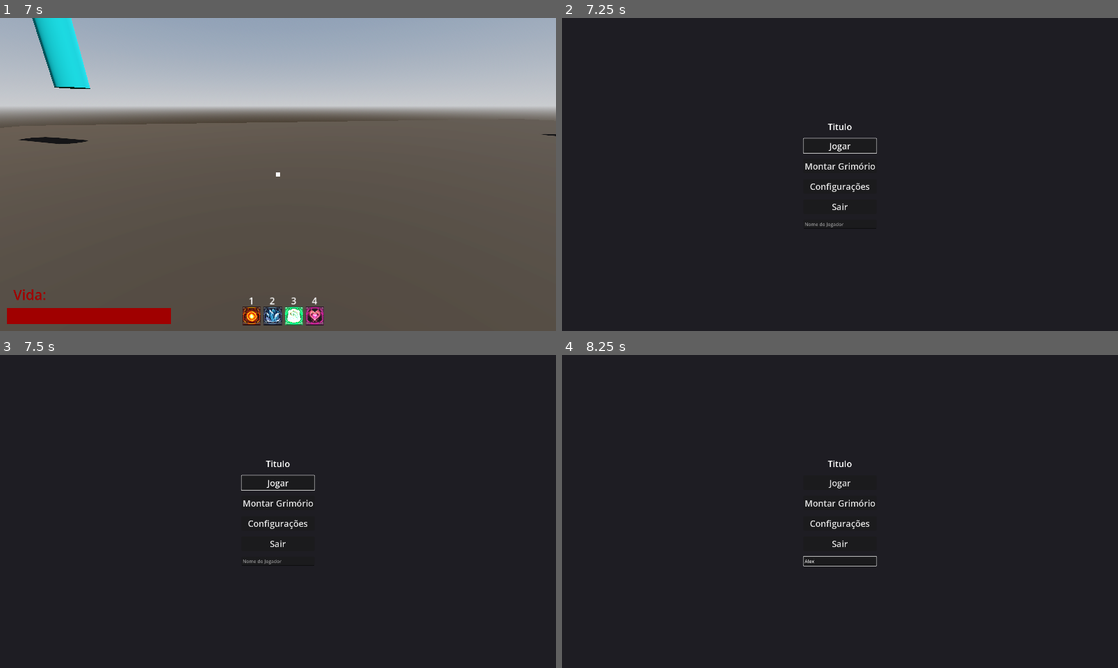
Above: before the commit, frames 1-4 (two rows, left to right).
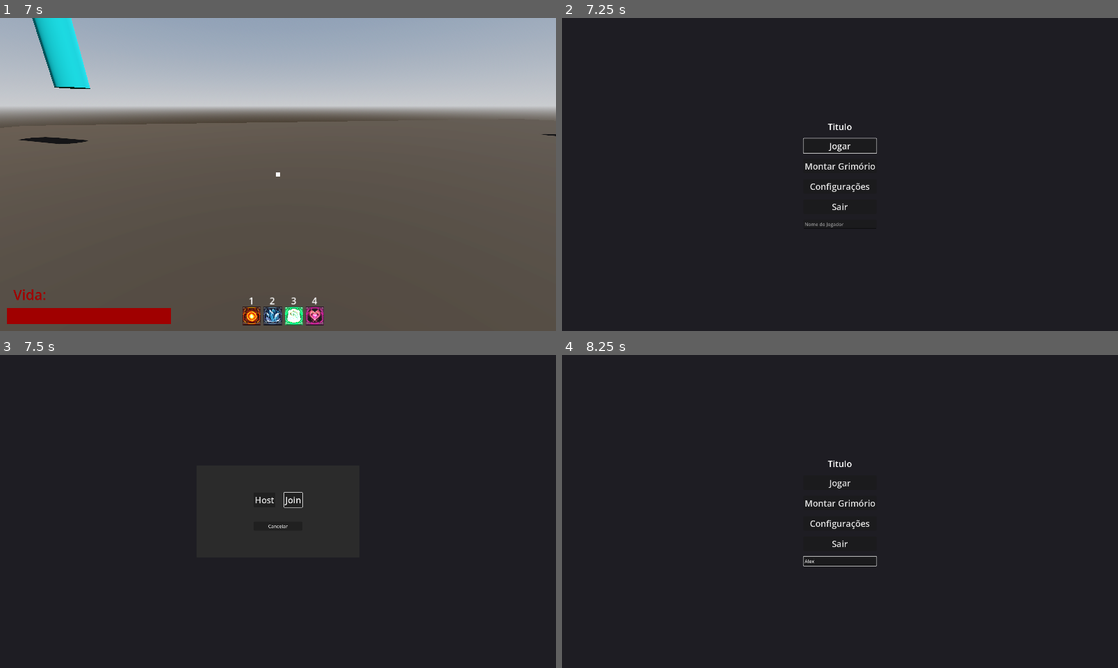
Above: after the commit, the same moments.

Repository: Isaaa43/Saudavel-e-Balanceado
Game: Godot game, scene res://cenas/main_game.tscn
The game is run twice, just before and just after one commit, with the same random seed, the same clock (stepped at 60 frames per second) and the same inputs.
Inputs (mouse positions are in pixels of both pictures, inside the frame that each line leads up to):
- Up to frame 1 (7 s): click (278, 224) at 0.52 s; type "Alex" at 0.6 s; click "Jogar" at 1.25 s; click "Host" at 2 s; click "Começar Partida" at 2.75 s; tap Enter at 3.5 s; move the mouse to (400, 158) at 3.52 s; hold D (direita) 3.53-4.28 s; tap Space (pular) at 3.6, 3.77, 4.07, 4.52, 4.55, 4.82, 5.3, 6.02, 6.05, 6.32, 6.77, 6.8 s; click (400, 158) at 3.67 s; move the mouse to (250, 174) at 4.27 s; hold W (frente) from 4.28 s (still down); click (250, 174) at 4.35 s; move the mouse to (289, 168) at 5.02 s; tap 1 at 5.1 s; move the mouse to (272, 180) at 5.77 s; tap 2 at 5.85 s; click (272, 180) at 5.92 s; move the mouse to (316, 177) at 6.52 s; tap 3 at 6.6 s
- Up to frame 2 (7.25 s): keep holding W (frente); tap Space (pular) at 7.07 s; tap P (debug) at 7.15 s
- Up to frame 3 (7.5 s): release W (frente) at 7.25 s; click "Jogar" at 7.25 s
- Up to frame 4 (8.25 s): click (840, 561) at 8.02 s; type "Alex" at 8.1 s

Frames 1-2 are identical in both runs. In frame 3, 0.5% of the frame differs, in the area x 43-57%, y 33-67%; in frame 4, nothing differs.

Commit message:
fix: terminar jogo error
Corrigido erro de conexão online ao terminar jogo
Criada função no Network para dizer se peer esta conectado

Diff:
--- a/luta-magos/scripts/network/autoloads/network.gd
+++ b/luta-magos/scripts/network/autoloads/network.gd
@@ -86,3 +86,9 @@
 		#for connection in connections:
 			#var sig = connection.signal
 			#sig.disconnect(connection.callable)
+
+func is_peer_connected() -> bool:
+	if multiplayer.get_peers().is_empty(): return false
+	if multiplayer.get_unique_id() == 0: return false
+
+	return true
--- a/luta-magos/scripts/network/autoloads/network_client.gd
+++ b/luta-magos/scripts/network/autoloads/network_client.gd
@@ -51,7 +51,7 @@
 
 func pedir_terminar_partida() -> void:
 	# Multiplayer offline
-	if multiplayer.has_multiplayer_peer() or multiplayer.get_unique_id() == 0:
+	if not Network.is_peer_connected():
 		_terminar_partida()
 
 	if multiplayer.is_server():
--- a/luta-magos/scripts/network/autoloads/network_server.gd
+++ b/luta-magos/scripts/network/autoloads/network_server.gd
@@ -84,15 +84,20 @@
 ## Chama o server para terminar a partida
 @rpc("any_peer", "reliable")
 func pedir_terminar_partida() -> void:
+	# somente para o server executar
 	if not multiplayer.is_server(): return
-
+	# server terminar a partida
 	_server_terminar_partida()
 
-## Broadcast de terminar a partida para todos os peers
+## Broadcast do server para todos os peers, de terminar a partida
 func _server_terminar_partida() -> void:
 	for peer_id : int in dados_jogador_por_peer_id.keys():
-		print("peer id: ", peer_id)
-		NetworkClient.receber_terminar_partida.rpc_id(peer_id)
+		# pular o servidor
+		if peer_id != Network.SERVER_ID:
+			NetworkClient.receber_terminar_partida.rpc_id(peer_id)
+	# finalizar o servidor por ultimo
+	await get_tree().create_timer(0.2).timeout
+	NetworkClient.receber_terminar_partida()
 
 @rpc("any_peer", "call_local", "reliable")
 func jogador_lancar_feitico(feitico_contexto_net: Dictionary) -> void:
